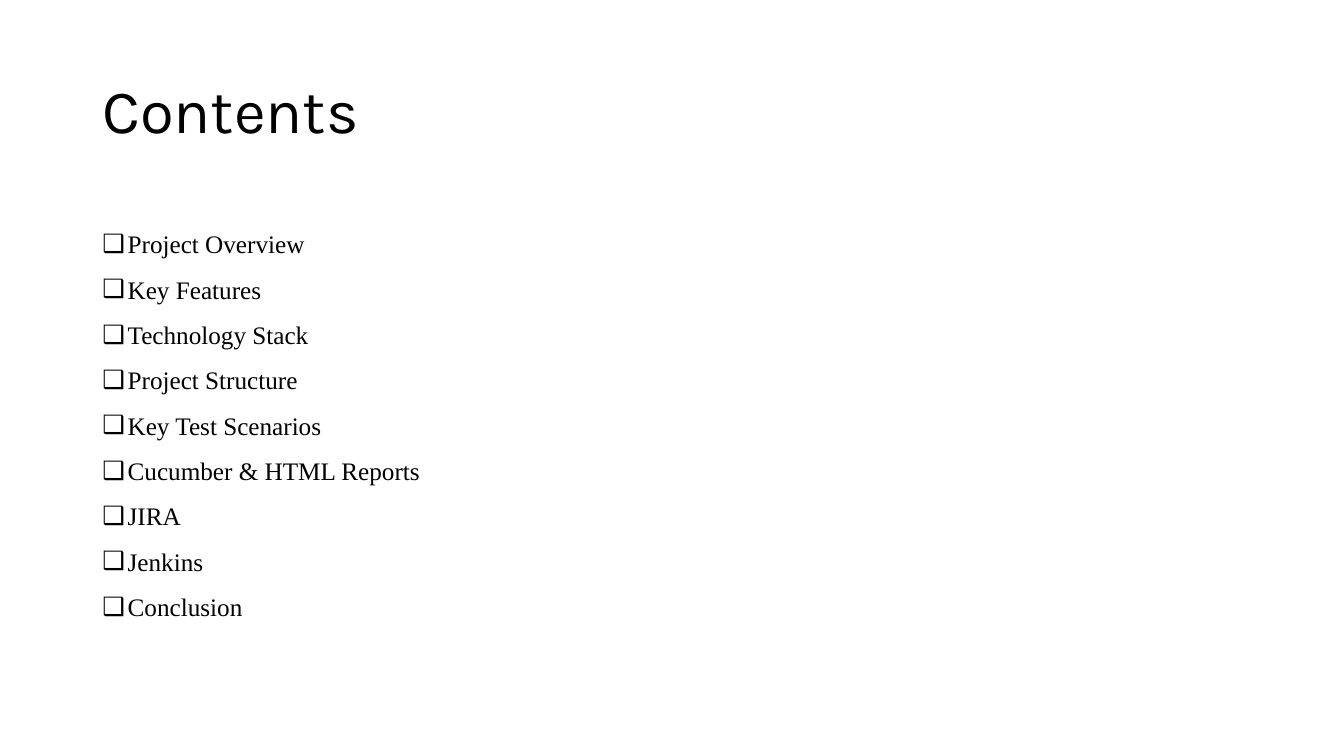
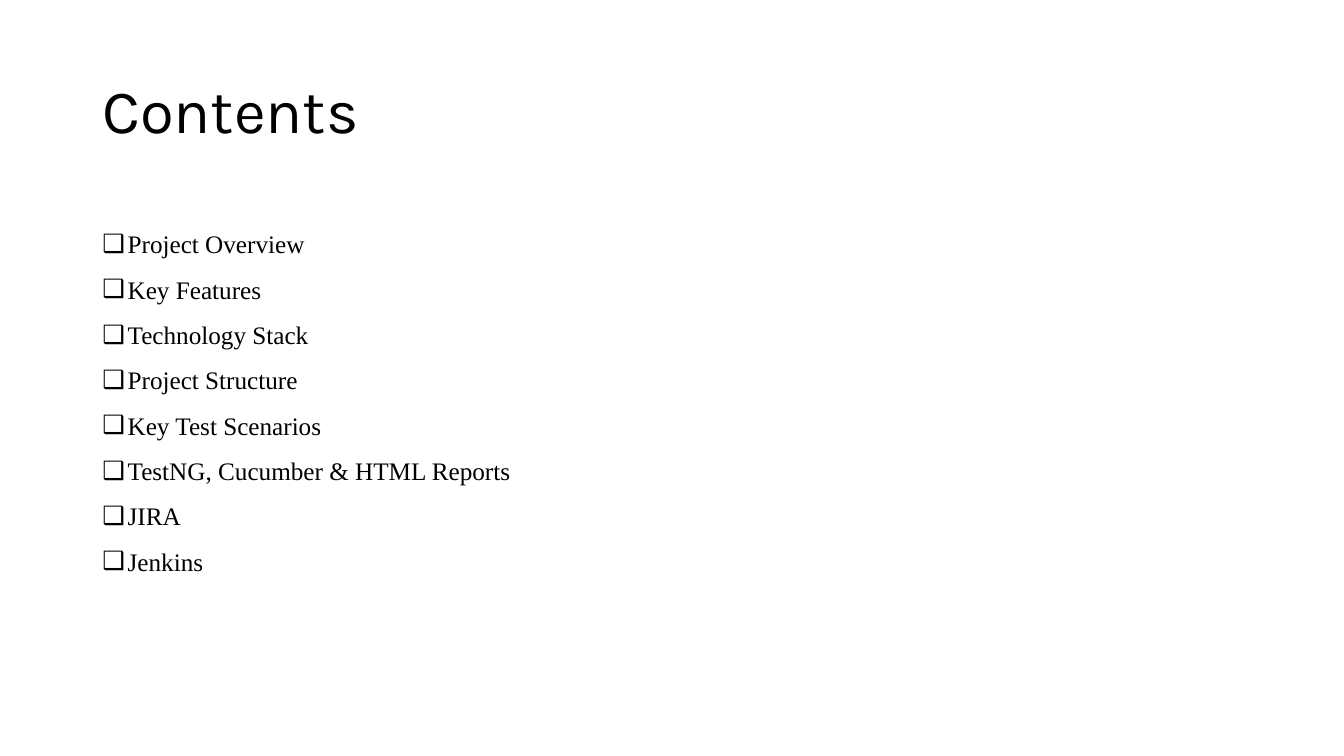
Before and after one commit to sahuljr7/Capstone-Project, a slide deck: slide 2 of PPT.pptx. Drawn at 1344x756 pixels with LibreOffice and Linux fonts; fonts in the diff are those of the drawing. Boxes give left, top, right and bottom in pixels: in the first picture for what was removed or moved away, otherwise in the second. Text is boxed around its words. In the diff, an @@ line names an element or a change of style, - is before the commit and + after.

```diff
--- a/PPT.pptx
+++ b/PPT.pptx
@@ text at box(128, 462, 510, 486): text changed @@
-❑ Cucumber & HTML Reports
+❑ TestNG, Cucumber & HTML Reports
@@ text at box(128, 598, 243, 617): paragraph removed @@
-❑ Conclusion
```
Also in this commit, not shown: 1 slide added, 1 other file.
